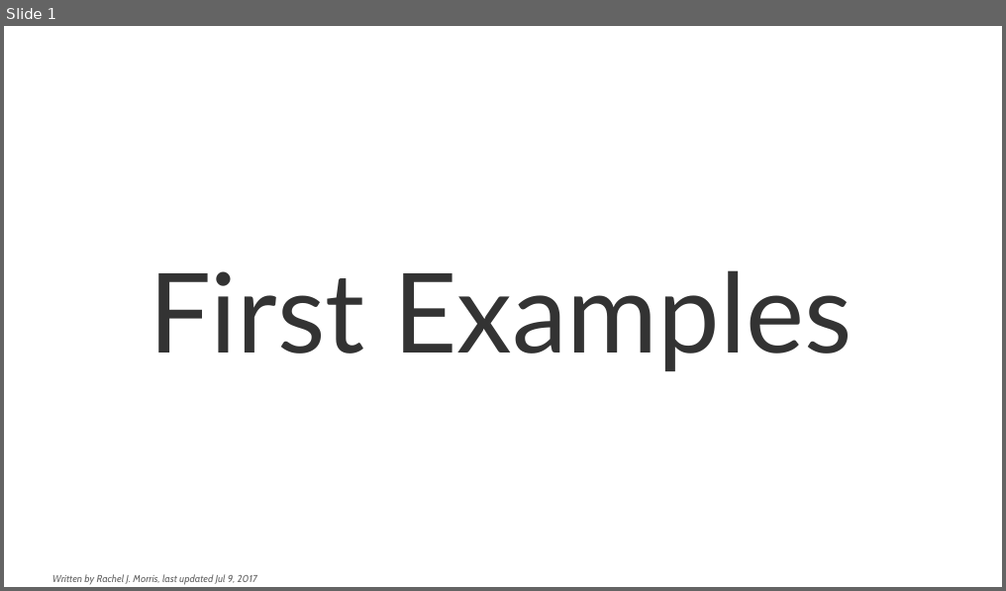
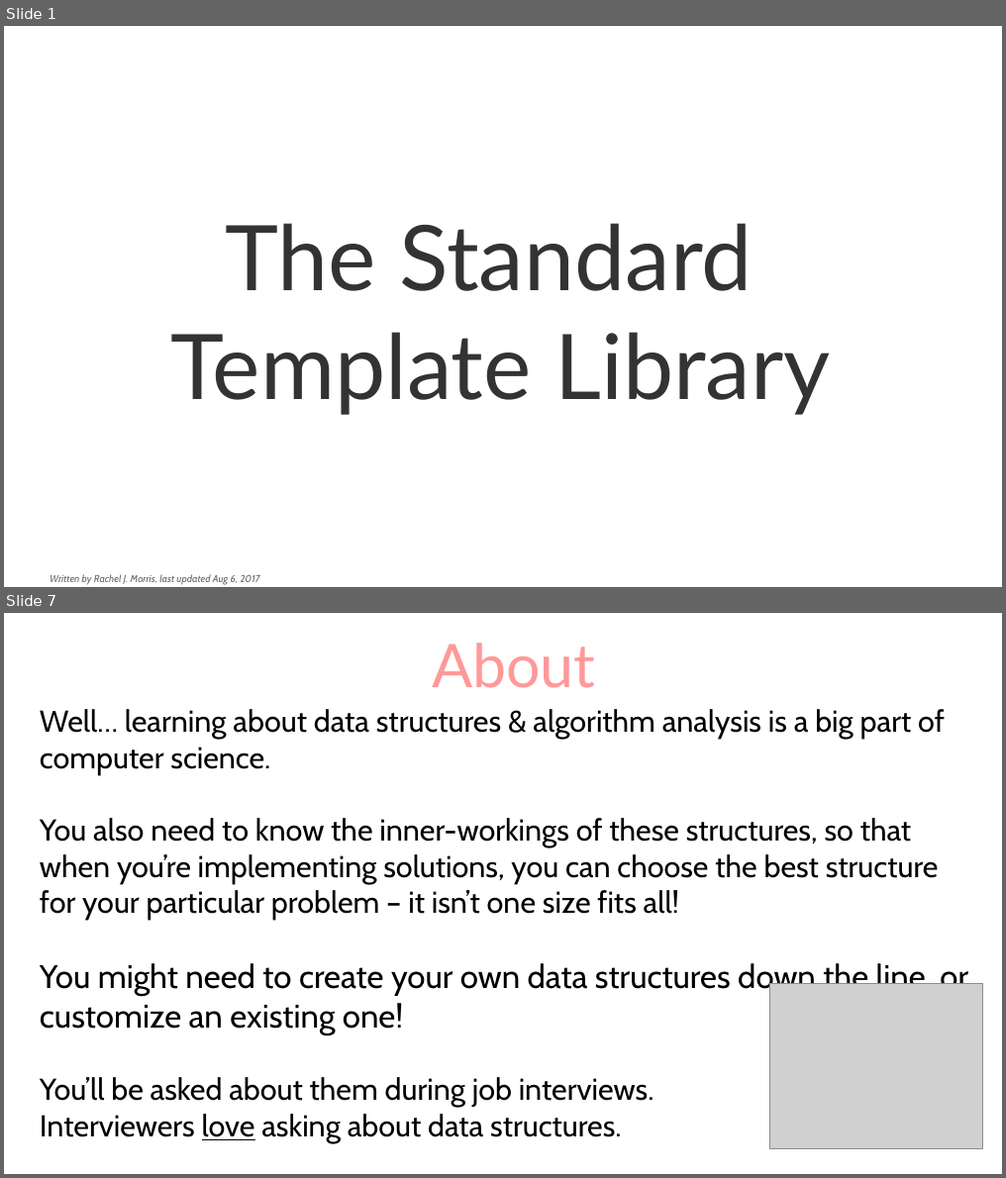
Before and after one commit to mariamhabib/CS250-Data-Structures, a slide deck: Lectures/1_Using_STL_structures.odp. Shown one above the other, each under a label of ours: slide 1 before the commit, slides 1 and 7 after it; the slides between them are not shown. The pictures are 1006x591 and 1006x1178 pixels, drawn with LibreOffice and Linux fonts; fonts in the diff are those of the drawing; grey boxes stand for pictures; background and template pictures are left out. Boxes give left, top, right and bottom in pixels: in the first picture for what was removed or moved away, otherwise in the second. Text is boxed around its words. In the diff, an @@ line names an element or a change of style, - is before the commit and + after.

Commit message:
STL Structure lecture

```diff
--- a/Lectures/1_Using_STL_structures.odp
+++ b/Lectures/1_Using_STL_structures.odp
@@ slide 7 added at [4, 613, 1002, 1174], background picture (left out) @@
@@ title added at [432, 643, 596, 688], 48 pt, text #FF9999 @@
+About
@@ text added at [40, 709, 968, 1144], 24 pt, text #000000 @@
+● Well… learning about data structures & algorithm analysis is a big part of computer science.
+● You also need to know the inner-workings of these structures, so that when you’re implementing solutions, you can choose the best structure for your particular problem – it isn’t one size fits all!
+● You might need to create your own data structures down the line, or customize an existing one!
+● You’ll be asked about them during job interviews.
+  Interviewers love asking about data structures.
@@ picture added at [769, 984, 983, 1150] @@
@@ slide 1 changed as well @@
@@ title at [170, 223, 830, 415]: text changed; size 88 to 72 pt @@
-First Examples
+The Standard
+Template Library
@@ text at [50, 574, 260, 585]: text changed @@
-Written by Rachel J. Morris, last updated Jul 9, 2017
+Written by Rachel J. Morris, last updated Aug 6, 2017
```
Also in this commit, not shown: 54 other slides added, 4 slides removed, 1 other file.
